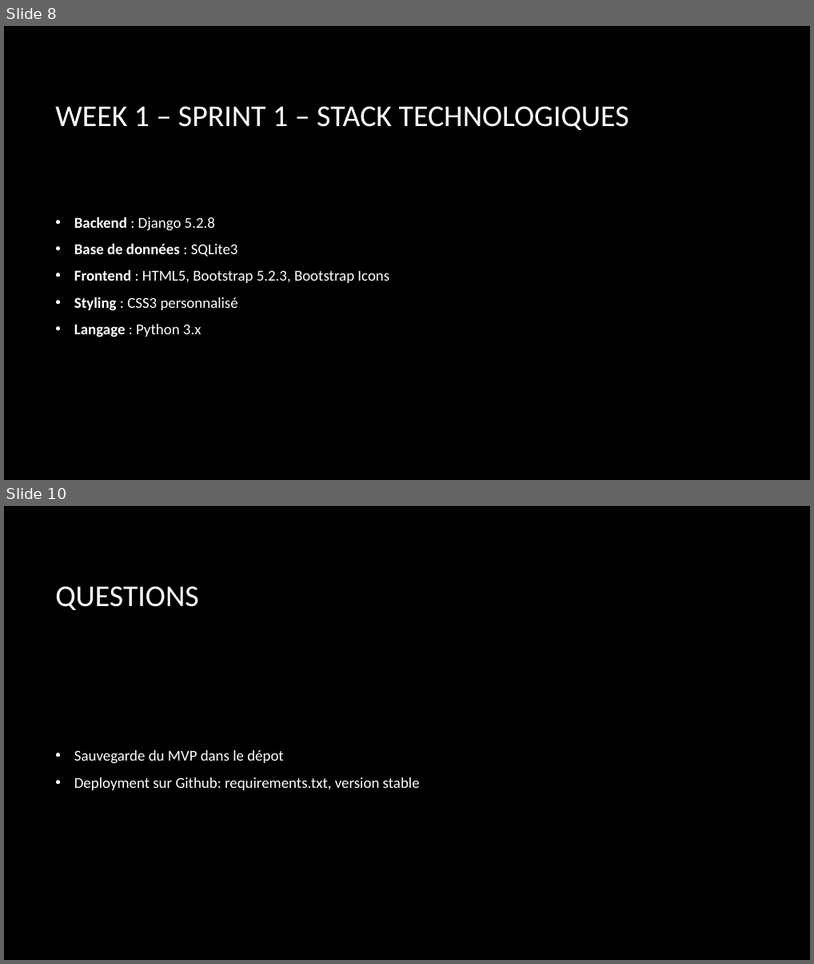
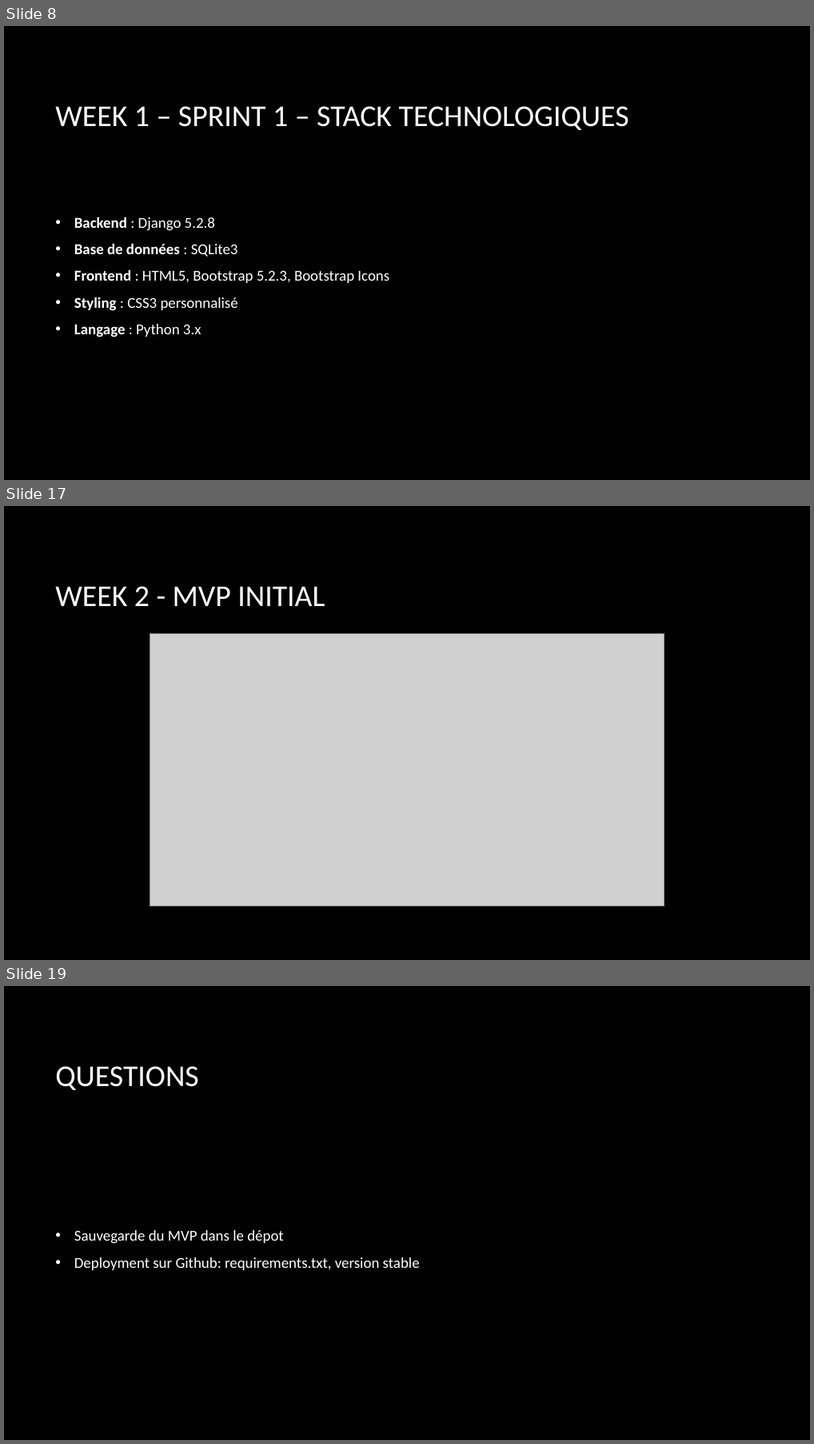
Before and after one commit to fus3r/FitnessArc, a slide deck: week1/saclay_local/WorkingDocs/presentation.pptx. Shown one above the other, each under a label of ours: slides 8 and 10 before the commit, slides 8, 17 and 19 after it; the slides between them are not shown. The pictures are 814x964 and 814x1444 pixels, drawn with LibreOffice and Linux fonts; fonts in the diff are those of the drawing; grey boxes stand for pictures; background and template pictures are left out. Boxes give left, top, right and bottom in pixels: in the first picture for what was removed or moved away, otherwise in the second. Text is boxed around its words. In the diff, an @@ line names an element or a change of style, - is before the commit and + after.

Commit message:
[week1] Added images for Products

```diff
--- a/week1/saclay_local/WorkingDocs/presentation.pptx
+++ b/week1/saclay_local/WorkingDocs/presentation.pptx
@@ slide 17 added at box(4, 506, 810, 960), background picture (left out) @@
@@ title added at box(55, 586, 325, 606), 36 pt, text #FFFFFF @@
+WEEK 2 - MVP INITIAL
@@ picture added at box(150, 634, 665, 906) @@
@@ what was slide 10 is now slide 19 @@
```
Also in this commit, not shown: 1 slide changed, 8 other slides added, 12 other files.
